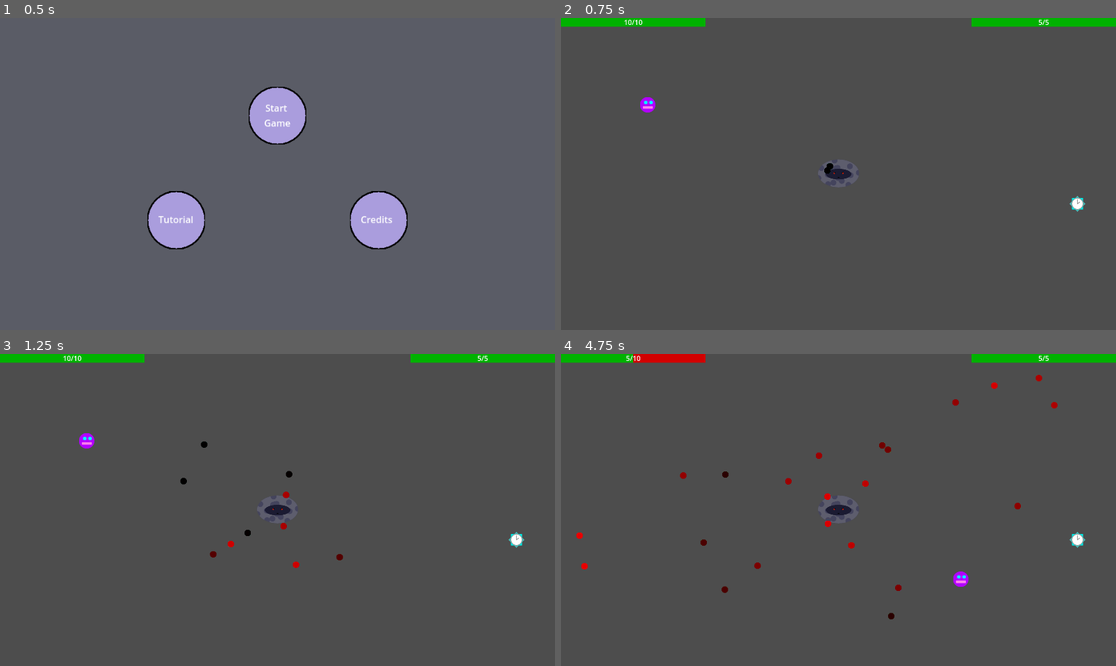
Above: before the commit, frames 1-4 (two rows, left to right).
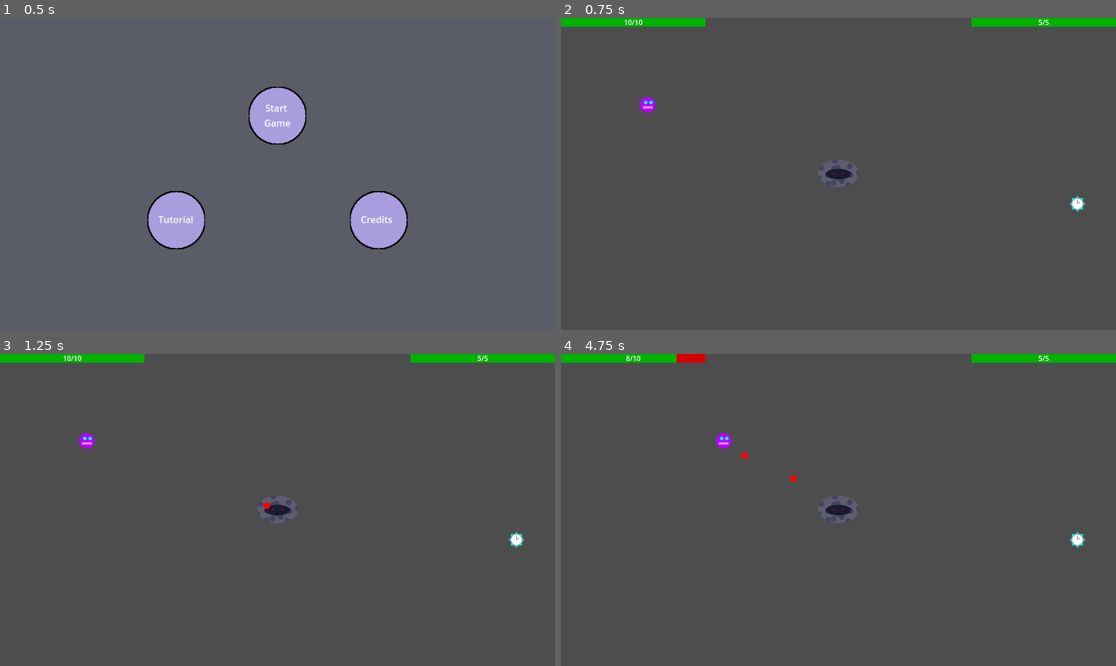
Above: after the commit, the same moments.

Repository: Antoine-Lagache/GameJam_2025
Game: Godot game, scene res://scene/start_menu.tscn
The game is run twice, just before and just after one commit, with the same random seed, the same clock (stepped at 60 frames per second) and the same inputs.
Inputs:
- Up to frame 1 (0.5 s): no input
- Up to frame 2 (0.75 s): click "Start Game" at 0.5 s
- Up to frame 3 (1.25 s): no input
- Up to frame 4 (4.75 s): hold Right (right) 1.28-2.03 s; hold Shift 1.28-2.03 s; hold Down (down) 2.03-2.78 s; tap Shift at 2.1, 3.6 s; hold Right (right) 2.78-3.53 s; hold Shift 2.78-3.53 s; hold Up (up) 3.53-4.28 s; hold Left (left) from 4.28 s (still down); hold Shift from 4.28 s (still down)

Frame 1 is identical in both runs. In frame 2, less than 0.1% of the frame differs, in the area x 47-50%, y 46-50%; in frame 3, 0.2%; in frame 4, 1.0%, in the area x 2-90%, y 0-86%.

Commit message:
random regular patterns

Diff:
--- a/gamejame/scene/mechant.tscn
+++ b/gamejame/scene/mechant.tscn
@@ -23,7 +23,7 @@
 shape = SubResource("CircleShape2D_7bvp0")
 
 [node name="Timer" type="Timer" parent="."]
-wait_time = 0.7
+wait_time = 5.0
 autostart = true
 
 [node name="CanvasLayer" type="CanvasLayer" parent="."]
--- a/gamejame/script/mechant.gd
+++ b/gamejame/script/mechant.gd
@@ -10,7 +10,7 @@
 	add_to_group("mechant")
 	var screen = DisplayServer.window_get_size()
 	position = Vector2(screen.x/2, screen.y/2)
-	pattern.pattern_id=4
+	pattern.pattern_id=3
 	add_child(pattern)
 	$CanvasLayer/Health_bar.max_health = 5
 	$CanvasLayer/Health_bar.position = Vector2(screen.x - $CanvasLayer/Health_bar/red.size.x,0)
@@ -22,7 +22,10 @@
 func _on_timer_timeout() -> void:
 	# Un peu wacky mais ça combine les deux pattern
 	# pattern.start_pattern(1+(pattern.pattern_id%2))
-	pass
+	var new_pattern = randi_range(1,4)
+	while new_pattern == pattern.pattern_id:
+		new_pattern = randi_range(1,4)
+	pattern.start_pattern(new_pattern)
 
 func _on_area_2d_body_entered(body: Node2D) -> void:
 	if body.is_in_group("player") and Global.time_speed:
--- a/gamejame/script/pattern.gd
+++ b/gamejame/script/pattern.gd
@@ -40,8 +40,8 @@
 			print("idk what happened, but you are trying to use a non existent pattern")
 
 func pattern_1():
+	await get_tree().create_timer(0.5).timeout # On evite le spawn kill au chgt de pattern
 	while(pattern_id == 1):
-		await get_tree().create_timer(1.0).timeout
 		if len(get_tree().get_nodes_in_group("bullet")) < bullet_limit and Global.time_speed:
 			var angle = randf_range(0, 2 * PI)
 			for i in range(10):
@@ -56,31 +56,40 @@
 				new_bullet.direction =  2 * PI / 10 * (i + 0.5) + angle
 				new_bullet.angular_velocity = - 0.01
 				add_child(new_bullet)
+		await get_tree().create_timer(1.0).timeout
+
+
 
 func pattern_2():
+	await get_tree().create_timer(0.5).timeout # On evite le spawn kill au chgt de pattern
 	var angle = randf_range(0, 2 * PI)
 	while(pattern_id == 2):
-		await get_tree().create_timer(1/(4*PI)).timeout # on veut faire un tour en une seconde
 		if len(get_tree().get_nodes_in_group("bullet")) < bullet_limit and Global.time_speed:
 			for i in range(3):
 				var new_bullet:Node = bullet.instantiate()
-				new_bullet.speed = 600
+				new_bullet.speed = 100
 				new_bullet.direction = angle + i*2*PI/3
 				add_child(new_bullet)
 			angle += 1/(4*PI)
+		await get_tree().create_timer(1/(4*PI)).timeout # on veut faire un tour en une seconde
+
+
 
 func pattern_3(): # slow homing
+	await get_tree().create_timer(0.5).timeout # On evite le spawn kill au chgt de pattern
 	while(pattern_id == 3):
-		await get_tree().create_timer(1.0).timeout # on veut faire un tour en une seconde
 		if len(get_tree().get_nodes_in_group("bullet")) < bullet_limit and Global.time_speed:
 			var new_bullet:Node = bullet.instantiate()
-			new_bullet.speed = 200
+			new_bullet.speed = 300
 			new_bullet.homing = true
 			add_child(new_bullet)
+		await get_tree().create_timer(1.0).timeout # on veut faire un tour en une seconde
+
+
 
 func pattern_4(): # weird azzayu's teleport idea
+	await get_tree().create_timer(0.5).timeout # On evite le spawn kill au chgt de pattern
 	while(pattern_id == 4):
-		await get_tree().create_timer(0.1).timeout
 		if len(get_tree().get_nodes_in_group("bullet")) < bullet_limit and Global.time_speed:
 			var color = Color(randf_range(0,1),randf_range(0,1),randf_range(0,1))
 			var new_bullet:Node = bullet.instantiate()
@@ -97,3 +106,4 @@
 			new_bullet.dual = bro
 			add_child(new_bullet)
 			add_child(bro)
+		await get_tree().create_timer(0.2).timeout
--- a/gamejame/script/time.gd
+++ b/gamejame/script/time.gd
@@ -27,7 +27,7 @@
 func spawn_time_stop():
 	while true:
 		var spawn_pos = Vector2(randf_range(0,screen.x), randf_range(0,screen.y))
-		if max(spawn_pos.distance_to(player.position),spawn_pos.distance_to(mechant.position))>dist_min:
+		if min(spawn_pos.distance_to(retro_position),spawn_pos.distance_to(mechant.position))>dist_min:
 			var new_time_stop = time_stop.instantiate()
 			retro_position = spawn_pos
 			new_time_stop.position = spawn_pos
